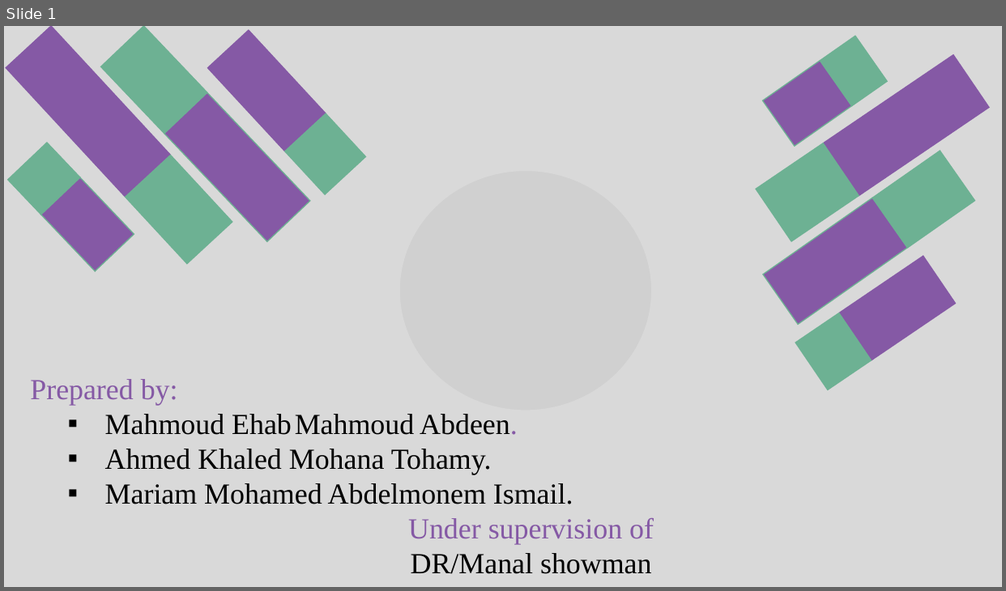
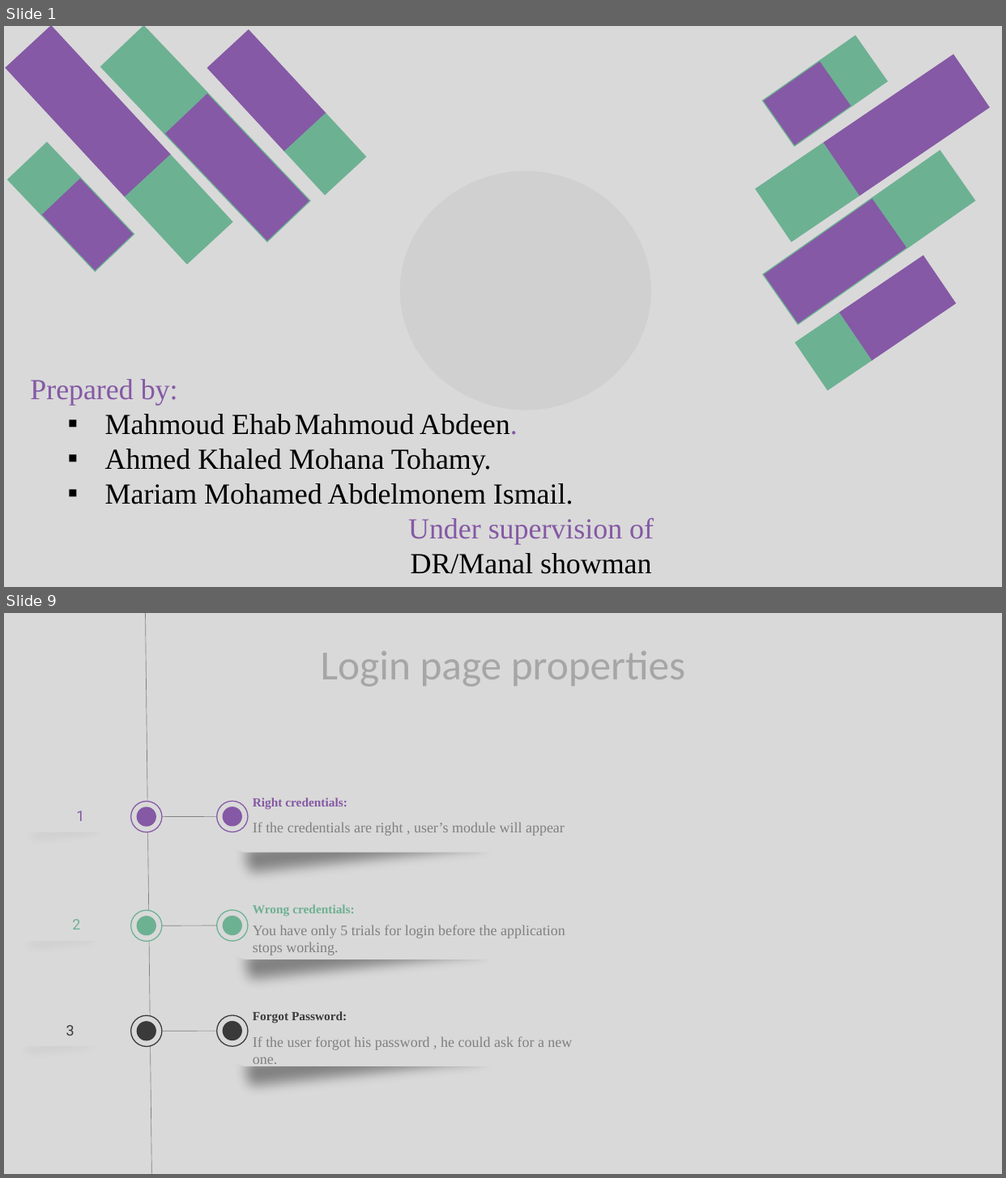
Before and after one commit to M-627/Bug-Tracking-System, a slide deck: documents & diagrams/Presentation1.pptx. Shown one above the other, each under a label of ours: slide 1 before the commit, slides 1 and 9 after it; the slides between them are not shown. The pictures are 1006x591 and 1006x1178 pixels, drawn with LibreOffice and Linux fonts; fonts in the diff are those of the drawing; grey boxes stand for pictures. Boxes give left, top, right and bottom in pixels: in the first picture for what was removed or moved away, otherwise in the second. Text is boxed around its words. In the diff, an @@ line names an element or a change of style, - is before the commit and + after.

```diff
--- a/documents & diagrams/Presentation1.pptx
+++ b/documents & diagrams/Presentation1.pptx
@@ slide 9 added at box(4, 613, 1002, 1174), background #D9D9D9 @@
@@ line added from (146, 613) to (151, 1174), #808080 0.5 pt @@
@@ text added at box(321, 651, 685, 687), 40 pt, text #A6A6A6 @@
+Login page properties
@@ rectangle added at box(4, 804, 129, 862), fill #000000 at 40% opacity @@
@@ rectangle added at box(219, 795, 513, 897), fill #000000 at 40% opacity @@
@@ group added at box(216, 781, 610, 853): 2 texts, 2 ellipses, 1 rounded rectangle @@
+Right credentials:
+If the credentials are right , user’s module will appear
@@ group added at box(19, 801, 162, 833): 2 ellipses, 1 rounded rectangle, 1 text @@
+1
@@ line added from (162, 816) to (216, 816), #808080 0.5 pt @@
@@ rectangle added at box(219, 902, 513, 1004), fill #000000 at 40% opacity @@
@@ rectangle added at box(4, 913, 126, 970), fill #000000 at 40% opacity @@
@@ group added at box(17, 910, 162, 941): 2 ellipses, 1 rounded rectangle, 1 text @@
+2
@@ line added from (162, 926) to (216, 926), #808080 0.5 pt @@
@@ group added at box(216, 888, 610, 960): 2 texts, 2 ellipses, 1 rounded rectangle @@
+Wrong credentials:
+You have only 5 trials for login before the application stops working.
@@ rectangle added at box(4, 1018, 124, 1076), fill #000000 at 40% opacity @@
@@ group added at box(15, 1015, 162, 1046): 2 ellipses, 1 rounded rectangle, 1 text @@
+3
@@ rectangle added at box(219, 1009, 513, 1111), fill #000000 at 40% opacity @@
@@ group added at box(216, 995, 610, 1068): 2 texts, 2 ellipses, 1 rounded rectangle @@
+Forgot Password:
+If the user forgot his password , he could ask for a new one.
@@ line added from (162, 1032) to (216, 1032), #808080 0.5 pt @@
```
Also in this commit, not shown: 10 slides changed, 6 other slides added, 42 other files.
